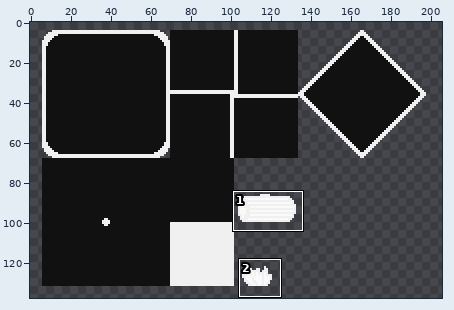
Edited in one commit: sprite sheet (core/assets/Images/tileset_0.png). The picture above shows the old version from afar; the outline marks the close-up.
Close-up. Earlier state:
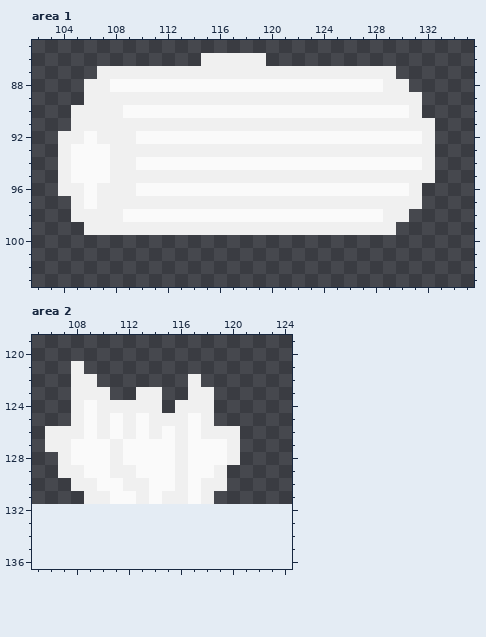
The file is 192x128 pixels. Colours within 5 levels of each other are drawn and written as one. Shown: area 1: x 102..135, y 85..103; area 2: x 105..124, y 119..136. The old version is drawn lined up with the new one, on the new canvas. The commit also changed other parts of the picture, which this record leaves out.
New version:
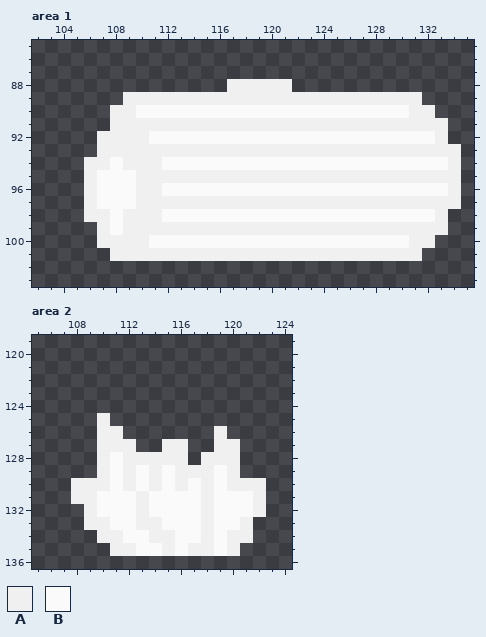
Palette (. is transparent): A #f0f0f0  B #fafafa
Edits made:
canvas 192x128 -> 206x138, the old top-left corner now at 6,4
Area 1:
y 86: x 115..119 AAAAA -> .....
y 87: x 107..129 AAAAAAAAAAAAAAAAAAAAAAA -> .......................
y 88: x 106..130 AABBBBBBBBBBBBBBBBBBBBBAA -> ...........AAAAA.........
y 89: x 106..108 AAA -> ...
y 90: x 105..107 AAA -> ...; x 109 B -> A; x 132 . -> A
y 91: x 105..107 AAA -> ...; x 133 . -> A
y 92: x 104..106 AAB -> ...; x 110 B -> A; x 132..133 A. -> BA
y 93: x 104..107 ABBB -> ...A; x 133..134 .. -> AA
y 94: x 104..108 ABBBA -> ..AAB; x 110..111 BB -> AA; x 132..134 A.. -> BBA
y 95: x 104..106 ABB -> ..A; x 108..109 AA -> BB; x 133..134 .. -> AA
y 96: x 104..111 AABAAABB -> ..ABBBAA; x 131..134 A... -> BBBA
y 97: x 105..109 ABAAA -> .ABBB; x 132..134 ... -> AAA
y 98: x 105 A -> .; x 108..111 ABBB -> BAAA; x 129..133 AA... -> BBBBA
y 99: x 106 A -> .; x 108 A -> B; x 130..133 .... -> AAAA
y 100: x 107..132 .......................... -> AAAABBBBBBBBBBBBBBBBBBBBAA
y 101: x 108..131 ........................ -> AAAAAAAAAAAAAAAAAAAAAAAA
Area 2:
y 121: x 108 A -> .
y 122: x 108..109 AA -> ..; x 117 A -> .
y 123: x 108..110 AAA -> ...; x 113..114 AA -> ..; x 117..118 AA -> ..
y 124: x 108..114 ABAAAAA -> .......; x 116..118 AAA -> ...
y 125: x 108..109 AB -> ..; x 111..118 BABAAABA -> ........
y 126: x 106..109 AAAB -> ....; x 111..118 BABABABA -> A.......; x 120 A -> .
y 127: x 106..110 AABBB -> ....A; x 112..115 BBBB -> A..A; x 117..119 BBB -> ..A
y 128: x 107..115 ABBBABBBB -> ...ABAAAA; x 117..119 BBB -> .AA
y 129: x 107..111 AABBA -> ...AB; x 114 B -> A; x 117..120 BBA. -> AABA
y 130: x 110 B -> A; x 113..114 AB -> BA; x 119..122 A... -> BAAA
y 131: x 108 . -> A; x 110 A -> B; x 115..116 AA -> BB; x 119..122 .... -> BBBA
y 132: x 109..122 .............. -> ABBBABBBBABBBA
y 133: x 109..121 ............. -> AABBAABBBABBA
y 134: x 110..121 ............ -> AABBAABBABAA
y 135: x 111..120 .......... -> AABBABAABA
Where, in picture pixels (left, top, right, bottom), the same in both close-ups:
changed: (58, 53, 461, 261)
changed: (45, 361, 266, 556)
